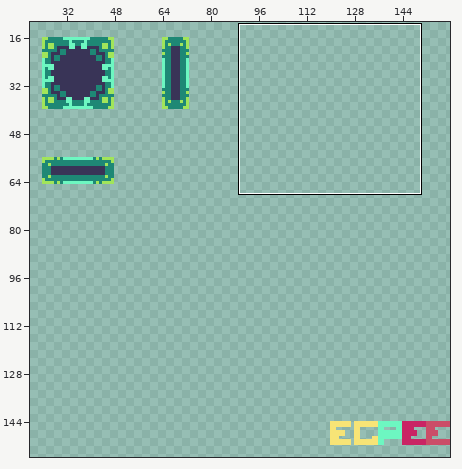
Two versions of one sprite sheet, design/tileset.png. The picture above shows the old version from afar; the outline marks the close-up.
Close-up. Before the edit:
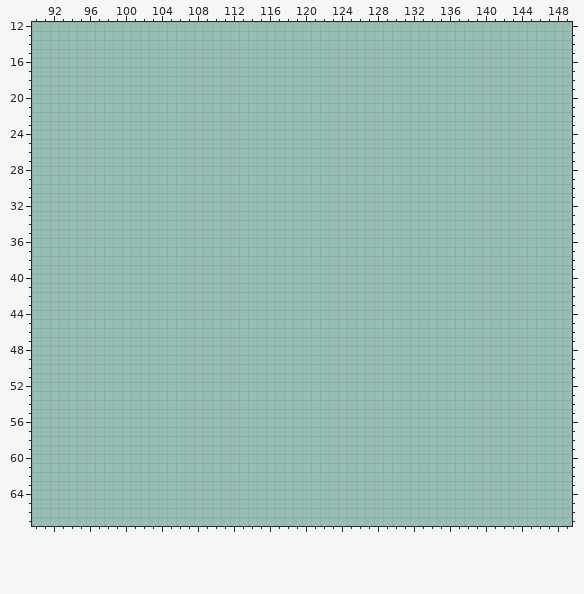
The file is 160x160 pixels. Shown: x 90..149, y 12..67. The wide view leaves out empty margins.
The same view after the edit:
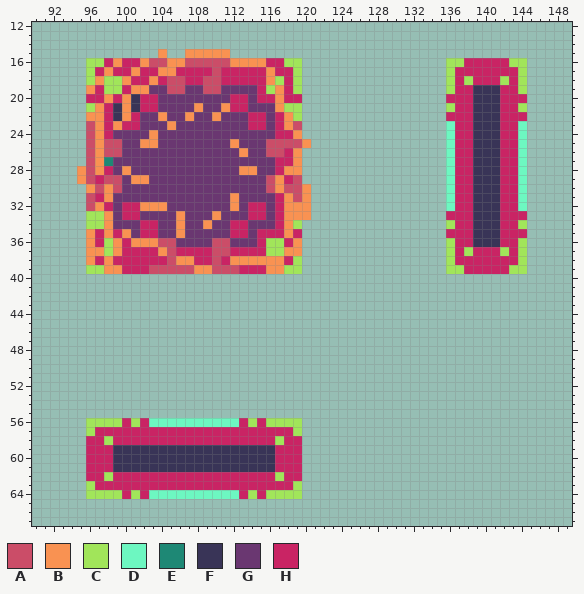
Palette (. is transparent): A #cb4d68  B #f99252  C #a1e55a  D #6df7c1  E #1e8875  F #393457  G #6a3771  H #c92464
Change:
y 15: x 104 . -> B; x 107..111 ..... -> BBBBB
y 16: x 96..119 ........................ -> CCHBHHBAABBAAAAABBBBHHCC; x 136..144 ......... -> CCHHHHHCC
y 17: x 96..119 ........................ -> CHBHHBHHBBHHHHAHHHHHBHHC; x 136..144 ......... -> CHHHHHHHC
y 18: x 96..119 ........................ -> CBCCBHHBHAAHHAAHHHHHBCHC; x 136..144 ......... -> CHCHHHCHC
y 19: x 96..119 ........................ -> BHCCHBBGGAAGGAAGGGGHCBHC; x 136..144 ......... -> CHHFFFHHC
y 20: x 96..119 ........................ -> HHBHBFHHGGGGGGGGHHGHHBHH; x 136..144 ......... -> HHHFFFHHH
y 21: x 96..119 ........................ -> CBHFBFHHGGGGBGGBHHGGGBCC; x 136..144 ......... -> CHHFFFHHC
y 22: x 96..119 ........................ -> BBHFBHGGBGGBGGBGGGHHGHBC; x 136..144 ......... -> HHHFFFHHH
y 23: x 96..119 ........................ -> ABHBHHGGGBGGGGGGGGHHGHBA; x 136..144 ......... -> DHHFFFHHD
y 24: x 96..119 ........................ -> ABHGGGGBGGGGGGGGGGGGGHHB; x 136..144 ......... -> DHHFFFHHD
y 25: x 96..120 ......................... -> ABAAGGBBGGGGGGGGBGGGAAAAB; x 136..144 ......... -> DHHFFFHHD
y 26: x 96..119 ........................ -> ABAAGGGGGGGGGGGGGBGGAAHB; x 136..144 ......... -> DHHFFFHHD
y 27: x 96..119 ........................ -> ABEGGGGGGGGGGGGGGGGGGHHB; x 136..144 ......... -> DHHFFFHHD
y 28: x 95..119 ......................... -> BABHGBGGGGGGGGGGGGBBGGHBB; x 136..144 ......... -> DHHFFFHHD
y 29: x 95..119 ......................... -> BAHAAGBBGGGGGGGGGGGGGABHA; x 136..144 ......... -> DHHFFFHHD
y 30: x 96..120 ......................... -> BABAGGGGGGGGGGGGGGGGABAAB; x 136..144 ......... -> DHHFFFHHD
y 31: x 96..120 ......................... -> AHBGGGGGGGGGGGGGBGGGGHBAB; x 136..144 ......... -> DHHFFFHHD
y 32: x 96..120 ......................... -> ABHGHHBBBGGGGGGGBGHHGHBBB; x 136..144 ......... -> DHHFFFHHD
y 33: x 96..120 ......................... -> CCBGHHGGGGBGGGBGGGHHGHBBB; x 136..144 ......... -> HHHFFFHHH
y 34: x 96..119 ........................ -> CCBGGGHHGGBGGBGGHHGGGHBC; x 136..144 ......... -> CHHFFFHHC
y 35: x 96..119 ........................ -> BHBHBGHHGGBGGGGGHHGHHHBH; x 136..144 ......... -> HHHFFFHHH
y 36: x 96..119 ........................ -> BHCBHBBBAAGGGGAAGGGHCCHB; x 136..144 ......... -> CHHFFFHHC
y 37: x 96..119 ........................ -> BBCBHHHHBAHHHHAAHHHHCCBB; x 136..144 ......... -> CHCHHHCHC
y 38: x 96..119 ........................ -> BHBHHHHHHABBHHAHBBBBBBHC; x 136..144 ......... -> CHHHHHHHC
y 39: x 96..119 ........................ -> CCBBHHHAAAAABBAAAHHHBBCC; x 136..144 ......... -> CCHHHHHCC
y 56: x 96..119 ........................ -> CCCCHCHDDDDDDDDDDHCHCCCC
y 57: x 96..119 ........................ -> CHHHHHHHHHHHHHHHHHHHHHHC
y 58: x 96..119 ........................ -> HHCHHHHHHHHHHHHHHHHHHCHH
y 59..61: x 96..119 ........................ -> HHHFFFFFFFFFFFFFFFFFFHHH
y 62: x 96..119 ........................ -> HHCHHHHHHHHHHHHHHHHHHCHH
y 63: x 96..119 ........................ -> CHHHHHHHHHHHHHHHHHHHHHHC
y 64: x 96..119 ........................ -> CCCCHCHDDDDDDDDDDHCHCCCC
